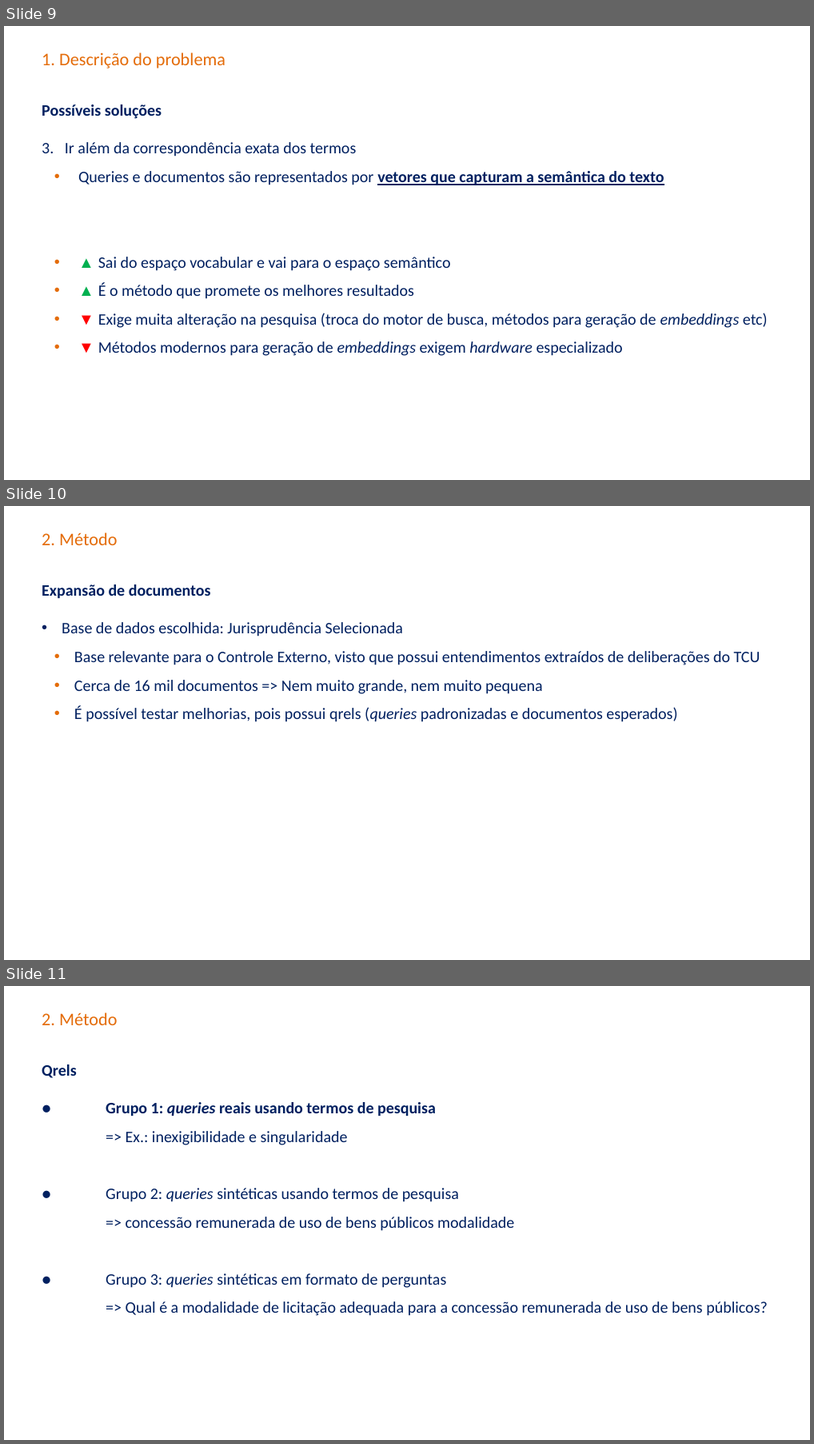
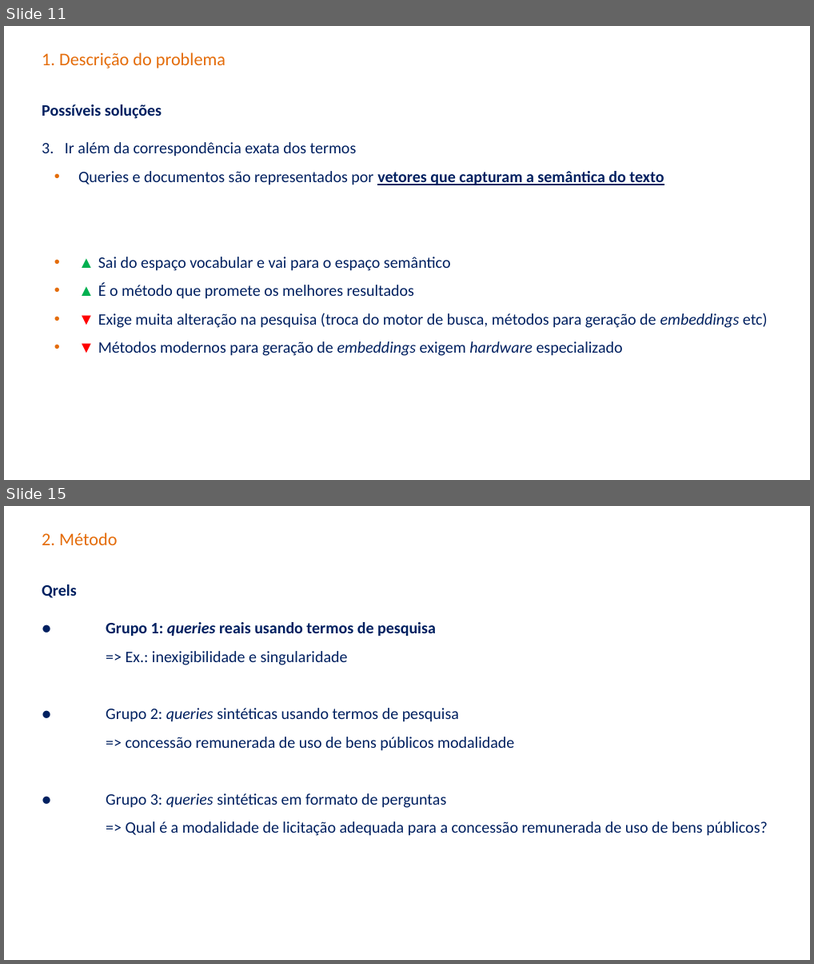
Before and after one commit to carisio/juris_tcu_expansao_doc, a slide deck: projeto_final/Apresentação.pptx. Shown one above the other, each under a label of ours: slides 9, 10 and 11 before the commit, slides 11 and 15 after it; the slides between them are not shown. The pictures are 814x1444 and 814x964 pixels, drawn with LibreOffice and Linux fonts; fonts in the diff are those of the drawing; background and template pictures are left out. Boxes give left, top, right and bottom in pixels: in the first picture for what was removed or moved away, otherwise in the second. Text is boxed around its words. In the diff, an @@ line names an element or a change of style, - is before the commit and + after.

```diff
--- a/projeto_final/Apresentação.pptx
+++ b/projeto_final/Apresentação.pptx
@@ slide 10 removed at <box>4,506,810,960</box>, background picture (left out) @@
@@ title removed at <box>42,532,117,545</box> @@
-2. Método
@@ subtitle removed at <box>42,584,211,598</box> @@
-Expansão de documentos
@@ text removed at <box>62,622,761,722</box> @@
-• Base de dados escolhida: Jurisprudência Selecionada
-  • Base relevante para o Controle Externo, visto que possui entendimentos extraídos de deliberações do TCU
-  • Cerca de 16 mil documentos => Nem muito grande, nem muito pequena
-  • É possível testar melhorias, pois possui qrels (queries padronizadas e documentos esperados)
@@ what was slide 9 is now slide 11 @@
@@ what was slide 11 is now slide 15 @@
```
Also in this commit, not shown: 2 slides changed, 5 slides added.
